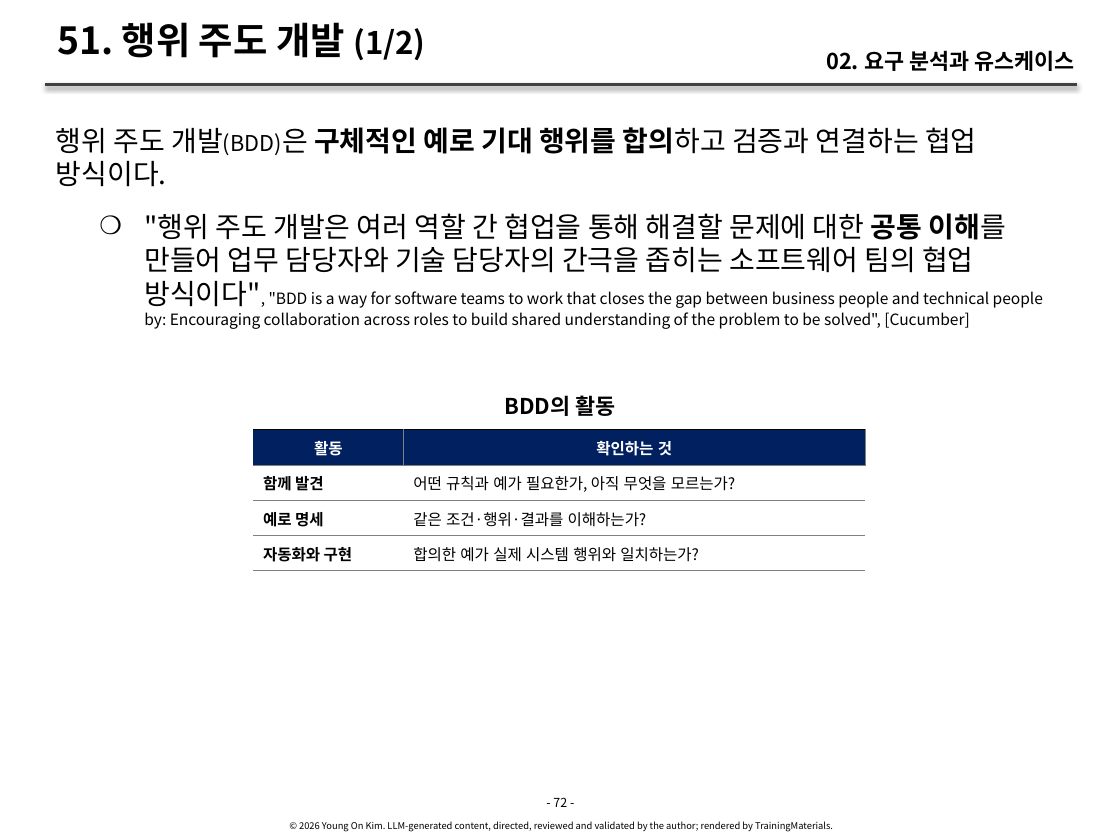
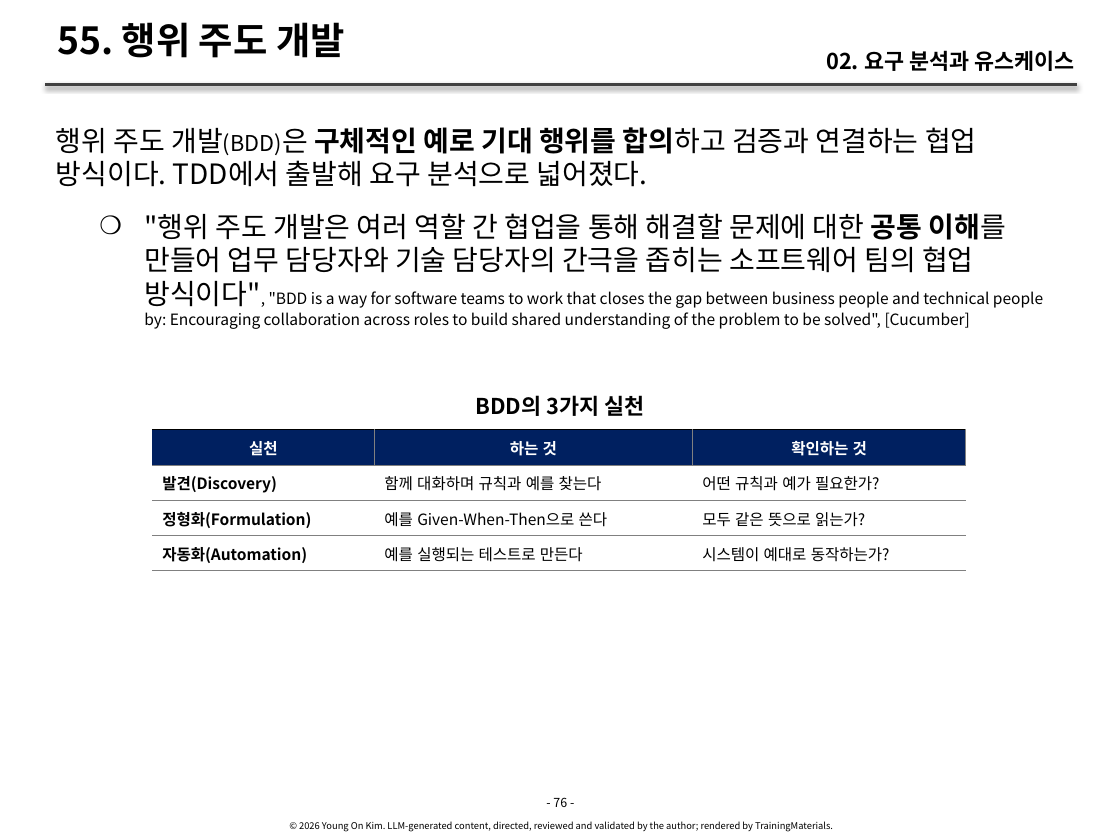
Before and after one commit to YoungSan77/TrainingMaterials, a slide deck: slide 76 of courses/ooad/sessions/s02.pptx (slide 72 before the commit). Drawn at 1120x840 pixels with LibreOffice and Linux fonts; fonts in the diff are those of the drawing. Boxes give left, top, right and bottom in pixels: in the first picture for what was removed or moved away, otherwise in the second. Text is boxed around its words. In the diff, an @@ line names an element or a change of style, - is before the commit and + after.

```diff
--- a/courses/ooad/sessions/s02.pptx
+++ b/courses/ooad/sessions/s02.pptx
@@ title at (57,22,345,58): text changed @@
-51. 행위 주도 개발 (1/2)
+55. 행위 주도 개발
@@ text at (56,127,977,187): text changed @@
-행위 주도 개발(BDD)은 구체적인 예로 기대 행위를 합의하고 검증과 연결하는 협업 방식이다.
+행위 주도 개발(BDD)은 구체적인 예로 기대 행위를 합의하고 검증과 연결하는 협업 방식이다. TDD에서 출발해 요구 분석으로 넓어졌다.
@@ text at (475,395,644,416): text changed @@
-BDD의 활동
+BDD의 3가지 실천
@@ table at (152,430,965,840) @@
-column 1: 활동 | 함께 발견 | 예로 명세 | 자동화와 구현
-column 2: 확인하는 것 | 어떤 규칙과 예가 필요한가, 아직 무엇을 모르는가? | 같은 조건·행위·결과를 이해하는가? | 합의한 예가 실제 시스템 행위와 일치하는가?
+column 1: 실천 | 발견(Discovery) | 정형화(Formulation) | 자동화(Automation)
+column 2: 하는 것 | 함께 대화하며 규칙과 예를 찾는다 | 예를 Given-When-Then으로 쓴다 | 예를 실행되는 테스트로 만든다
+column 3: 확인하는 것 | 어떤 규칙과 예가 필요한가? | 모두 같은 뜻으로 읽는가? | 시스템이 예대로 동작하는가?
@@ table: place and size @@
-table at (253,430,865,840)
+table at (152,430,965,840)
@@ text at (553,797,567,807): text changed @@
-- 72 -
+- 76 -
```
Also in this commit, not shown: 24 other slides changed, 7 slides added, 46 other files.
